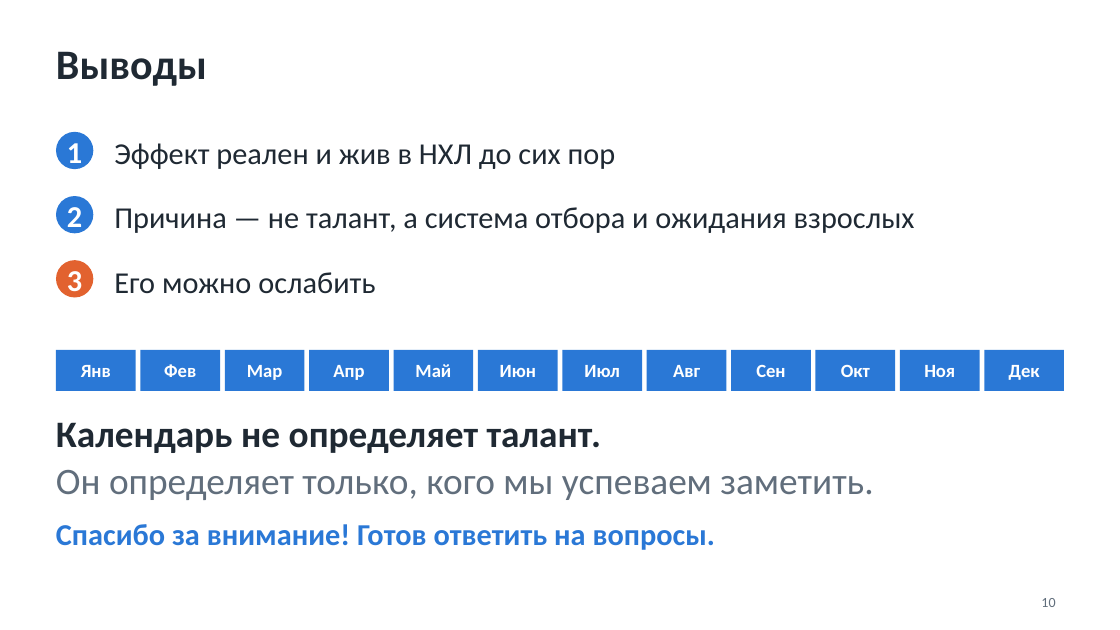
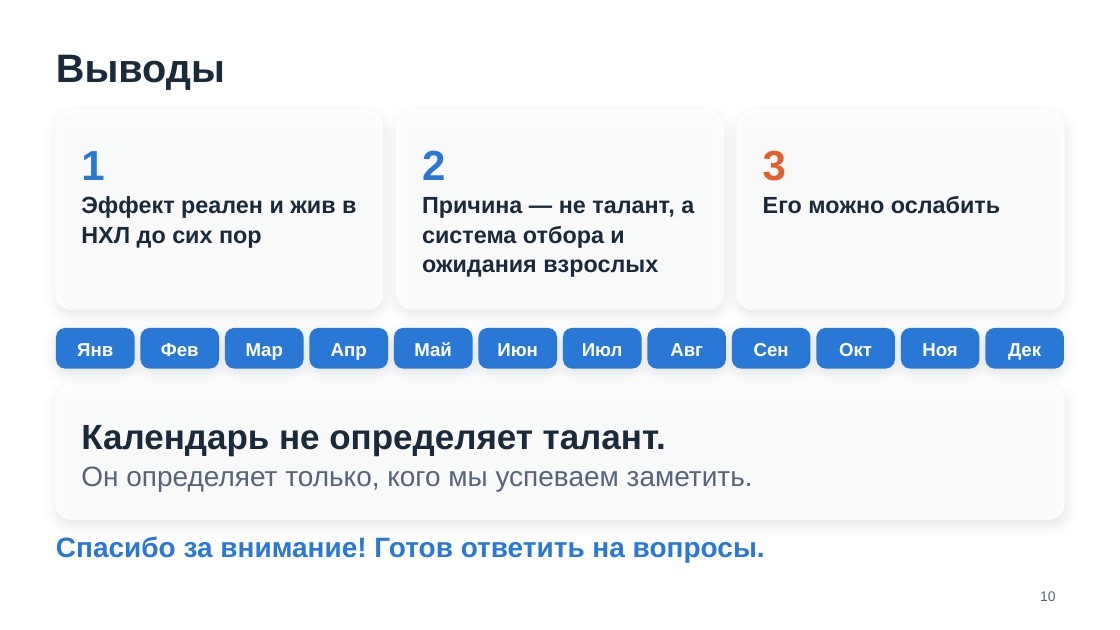
Before and after one commit to benji-hue/projecktmaxim, a slide deck: slide 10 of presentation-simple.pptx. Drawn at 1120x630 pixels with LibreOffice and Linux fonts; fonts in the diff are those of the drawing; background and template pictures are left out. Boxes give left, top, right and bottom in pixels: in the first picture for what was removed or moved away, otherwise in the second. Text is boxed around its words. In the diff, an @@ line names an element or a change of style, - is before the commit and + after.

```diff
--- a/presentation-simple.pptx
+++ b/presentation-simple.pptx
@@ title "Выводы" at (56, 54, 225, 90): size 36 to 34 pt, font Calibri to Arial, text colour #1F2933 to #1B2A3A; vertical alignment top to middle @@
@@ rounded rectangle "1": place and size @@
-rounded rectangle "1" at (114, 143, 616, 169)
+rounded rectangle "1" at (56, 111, 383, 309)
@@ rounded rectangle "2": place and size @@
-rounded rectangle "2" at (114, 207, 915, 233)
+rounded rectangle "2" at (397, 111, 723, 309)
@@ vertical alignment middle to top; fill none to #FFFFFF at 78% opacity; outline none to #FFFFFF 1 pt; shadow on in 3 elements at (397, 111, 723, 309), (56, 111, 383, 309), (738, 111, 1065, 309) @@
@@ rounded rectangle "3": place and size @@
-rounded rectangle "3" at (114, 272, 375, 294)
+rounded rectangle "3" at (738, 111, 1065, 309)
@@ ellipse removed at (56, 132, 93, 169) @@
@@ text removed at (67, 143, 82, 171) @@
-1
@@ text in rounded rectangle at (81, 151, 104, 180): paragraph added @@
+1
@@ text in rounded rectangle at (422, 150, 445, 180): paragraph added @@
+2
@@ text in rounded rectangle at (763, 150, 786, 181): paragraph added @@
+3
@@ ellipse removed at (56, 196, 93, 233) @@
@@ text removed at (67, 207, 82, 235) @@
-2
@@ text in rounded rectangle at (81, 196, 356, 248): size 26 to 20 pt, font Calibri to Arial, text colour #1F2933 to #1B2A3A, bold on @@
@@ text in rounded rectangle at (422, 197, 694, 277): size 26 to 20 pt, font Calibri to Arial, text colour #1F2933 to #1B2A3A, bold on @@
@@ text in rounded rectangle at (763, 196, 1000, 214): size 26 to 20 pt, font Calibri to Arial, text colour #1F2933 to #1B2A3A, bold on @@
@@ ellipse removed at (56, 260, 93, 297) @@
@@ text removed at (67, 271, 82, 299) @@
-3
@@ 12 rounded rectangles: place and size @@
-12 rounded rectangles at (56, 350, 1065, 392)
+12 rounded rectangles at (56, 328, 1065, 369)
@@ font Calibri to Arial; line spacing 1 to 1.05; rectangle to rounded rectangle; shadow on in 12 elements at (479, 328, 558, 369), (563, 328, 642, 369), (225, 328, 304, 369), (309, 328, 388, 369), (394, 328, 473, 369), (648, 328, 727, 369), (817, 328, 896, 369), (901, 328, 980, 369), (986, 328, 1065, 369), (56, 328, 135, 369), (140, 328, 219, 369), (732, 328, 811, 369) @@
@@ rounded rectangle "Календарь не определяет талант.": place and size @@
-rounded rectangle "Календарь не определяет талант." at (56, 422, 873, 500)
+rounded rectangle "Календарь не определяет талант." at (56, 385, 1065, 519)
@@ rounded rectangle "Календарь не определяет талант." at (56, 385, 1065, 519): size 32 to 30 pt, text colour #1F2933 to #1B2A3A in "Календарь не определяет талант."; font Calibri to Arial; size 32 to 24 pt, text colour #616E7C to #56657A in "Он определяет только, кого мы успеваем заметить."; vertical alignment top to middle; fill none to #FFFFFF at 78% opacity; outline none to #FFFFFF 1 pt; shadow on @@
@@ text "Спасибо за внимание! Готов ответить ...": place and size @@
-text "Спасибо за внимание! Готов ответить ..." at (56, 524, 715, 550)
+text "Спасибо за внимание! Готов ответить ..." at (56, 536, 765, 562)
@@ text "Спасибо за внимание! Готов ответить ..." at (56, 536, 765, 562): size 26 to 24 pt, font Calibri to Arial; line spacing 1.05 to 1 @@
@@ page number: place and size @@
-page number at (1041, 598, 1055, 607)
+page number at (1040, 591, 1056, 601)
@@ page number at (1040, 591, 1056, 601): font Calibri to Arial, text colour #616E7C to #56657A @@
```
Also in this commit, not shown: 11 other slides changed, 5 other files.
